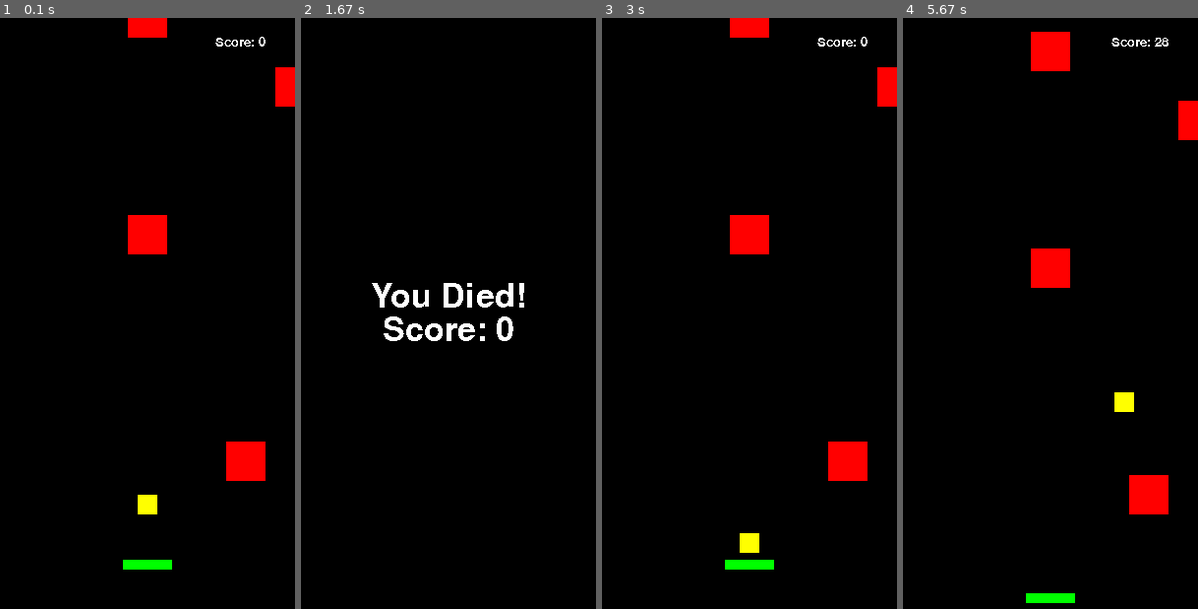
Above: before the commit, frames 1-4 (left to right).
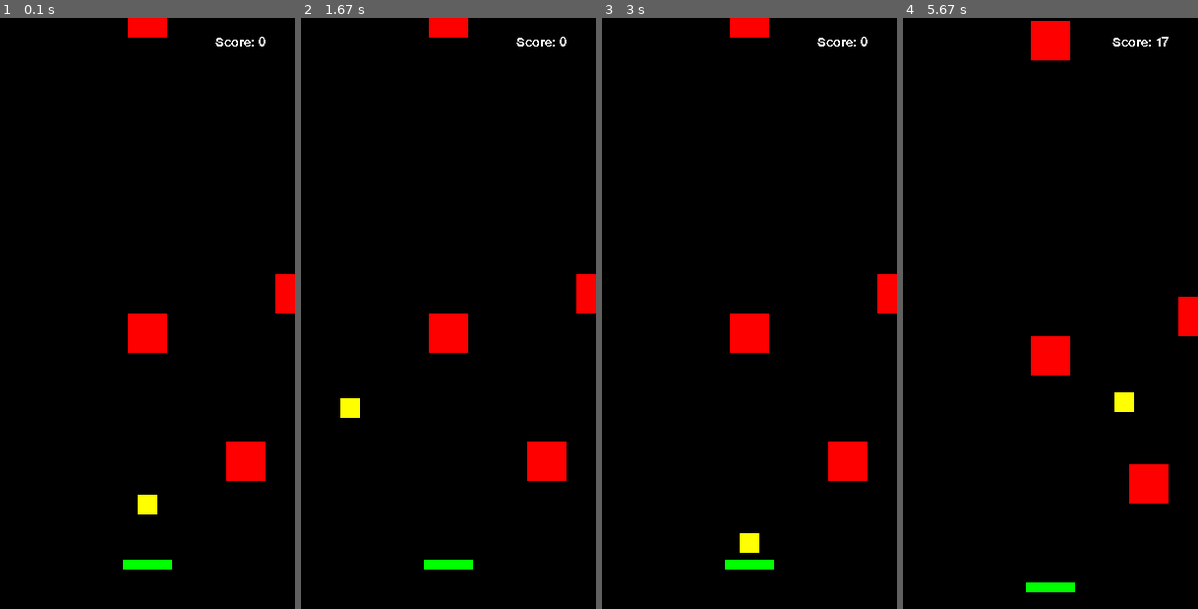
Above: after the commit, the same moments.

Repository: lolloz98/pygame_games
Game: pygame game, started from dodo_jump/main.py
The game is run twice, just before and just after one commit, with the same random seed, the same clock (stepped at 60 frames per second) and the same inputs.
Inputs:
- Up to frame 1 (0.1 s): no input
- Up to frame 2 (1.67 s): hold D 0.33-0.8 s; hold D 0.83-1.3 s; hold A from 1.33 s (still down)
- Up to frame 3 (3 s): release A at 1.87 s; hold D from 2.67 s (still down)
- Up to frame 4 (5.67 s): release D at 3.3 s; hold A 3.33-3.8 s; hold D 3.83-4.3 s; hold D 4.33-4.8 s; hold A 4.83-5.37 s; hold A from 5.4 s (still down)

The runs differ from the first frame. In frame 1, 2.7% of the frame differs, in the area x 43-100%, y 8-57%; in frame 2, 4.6%, in the area x 13-100%, y 0-94%; in frame 3, 2.7%; in frame 4, 4.3%.

Commit message:
DODO-JUMP Improved collision detection

Diff:
--- a/dodo_jump/levels.py
+++ b/dodo_jump/levels.py
@@ -17,7 +17,7 @@
     return [
         normalTile(p.elementwise() + Vector2(150, 550)),
         basicEnemy(p.elementwise() + Vector2(250, 430)),
-        basicEnemy(p.elementwise() + Vector2(150, 200)),
-        basicEnemy(p.elementwise() + Vector2(300, 50)),
+        basicEnemy(p.elementwise() + Vector2(150, 300)),
+        basicEnemy(p.elementwise() + Vector2(300, 260)),
         basicEnemy(p.elementwise() + Vector2(150, -20)),
     ]
--- a/dodo_jump/main.py
+++ b/dodo_jump/main.py
@@ -97,7 +97,8 @@
 
     obj_manager.apply_effects_on_tiles(dt)
     dodo.moveX(dt)
-    dodo.moveY(dt, obj_manager.tile_group)
+    dodo.moveY(dt)
+    dodo.checkCollisions(obj_manager.tile_group)
     if dodo.rect.midbottom[1] < constants.lift_screen_height:
         diff = constants.lift_screen_height - dodo.rect.midbottom[1]
         dodo.rect.midbottom = (dodo.rect.midbottom[0], constants.lift_screen_height)
--- a/dodo_jump/player.py
+++ b/dodo_jump/player.py
@@ -24,37 +24,21 @@
     def draw(self, screen):
         self.group.draw(screen)
 
+    def checkCollisions(self, collider_group):
+        hits = pygame.sprite.groupcollide(collider_group, self.group, False, False)
+        for hit in hits:
+            prev_rect = self.image.get_rect(midbottom=self.prev_pos)
+            if self.curr_velocity_y >= 0 and hit.rect.midright[1] >= prev_rect.midbottom[1]:
+                self.curr_velocity_y = -constants.jump_force
+                hit.effect.applyEffectToPlayerOnTop(self)
+            elif not prev_rect.colliderect(hit.rect):
+                hit.effect.applyEffectToPlayerOnBottom(self)
+
     # v = v0 + gt
-    def moveY(self, dt, collider_group, *, gravity=constants.gravity):
-        hits = pygame.sprite.groupcollide(collider_group, self.group, False, False)
-
-        def actuallyMoveY():
-            self.prev_pos[1] = self.rect.midbottom[1]
-            self.curr_velocity_y += gravity * dt
-            self.rect.y += self.curr_velocity_y * dt
-        if not hits:
-            actuallyMoveY()
-            return
-
-        # only one object max in hits
-        if self.curr_velocity_y >= 0:
-            for hit in hits:
-                # act only if prev was below player and was not already hit
-                prev_pos_rect = self.image.get_rect(midbottom=self.prev_pos)
-
-                if not prev_pos_rect.colliderect(hit.rect):
-                    if self.rect.midbottom[1] > hit.rect.midbottom[1]:
-                        hit.effect.applyEffectToPlayerOnBottom(self)
-                        return
-                    # self.rect.midbottom = (self.rect.midbottom[0], hit.rect.y)
-                    self.curr_velocity_y = -constants.jump_force
-                    hit.effect.applyEffectToPlayerOnTop(self)
-        else:
-            for hit in hits:
-                if self.rect.midbottom[1] > hit.rect.midbottom[1]:
-                    hit.effect.applyEffectToPlayerOnBottom(self)
-
-        actuallyMoveY()
+    def moveY(self, dt, *, gravity=constants.gravity):
+        self.prev_pos[1] = self.rect.midbottom[1]
+        self.curr_velocity_y += gravity * dt
+        self.rect.y += self.curr_velocity_y * dt
 
     def changeInDir(self, dir, pygameEvent):
         if pygameEvent == pygame.KEYDOWN:
